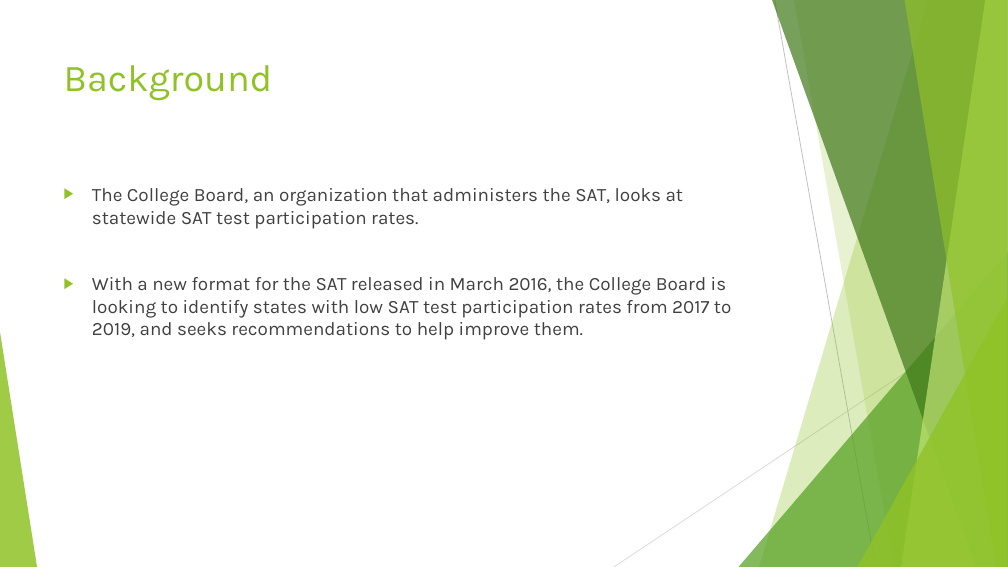
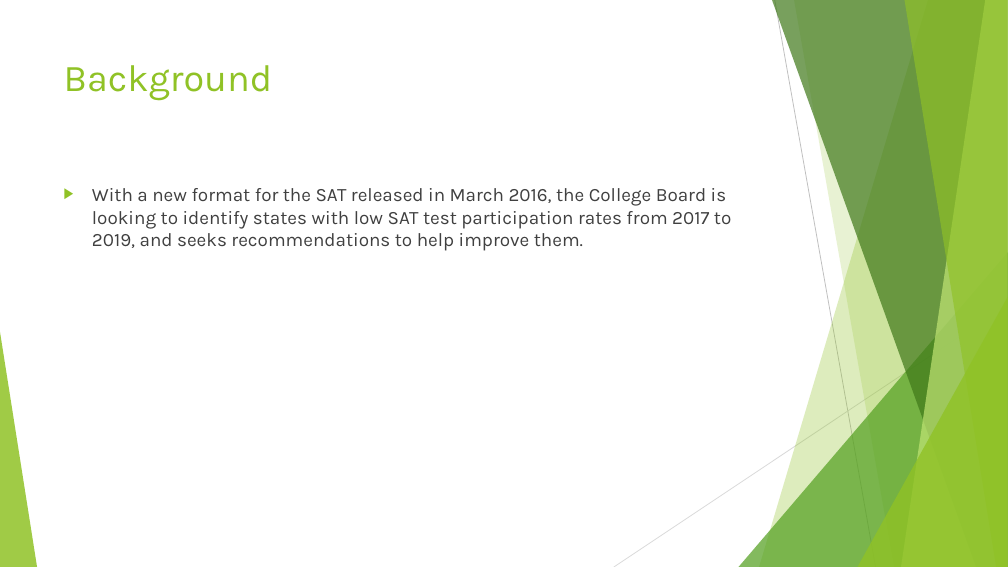
Before and after one commit to weizhe38/GA-Project-Weizhe-, a slide deck: slide 3 of Project 1/Project 1 Slides.pptx (slide 2 before the commit). Drawn at 1008x567 pixels with LibreOffice and Linux fonts; fonts in the diff are those of the drawing. Boxes give left, top, right and bottom in pixels: in the first picture for what was removed or moved away, otherwise in the second. Text is boxed around its words. In the diff, an @@ line names an element or a change of style, - is before the commit and + after.

```diff
--- a/Project 1/Project 1 Slides.pptx
+++ b/Project 1/Project 1 Slides.pptx
@@ text at bbox=[92, 188, 684, 229]: paragraph removed @@
-▶ The College Board, an organization that administers the SAT, looks at statewide SAT test participation rates.
```
Also in this commit, not shown: 1 slide added.
